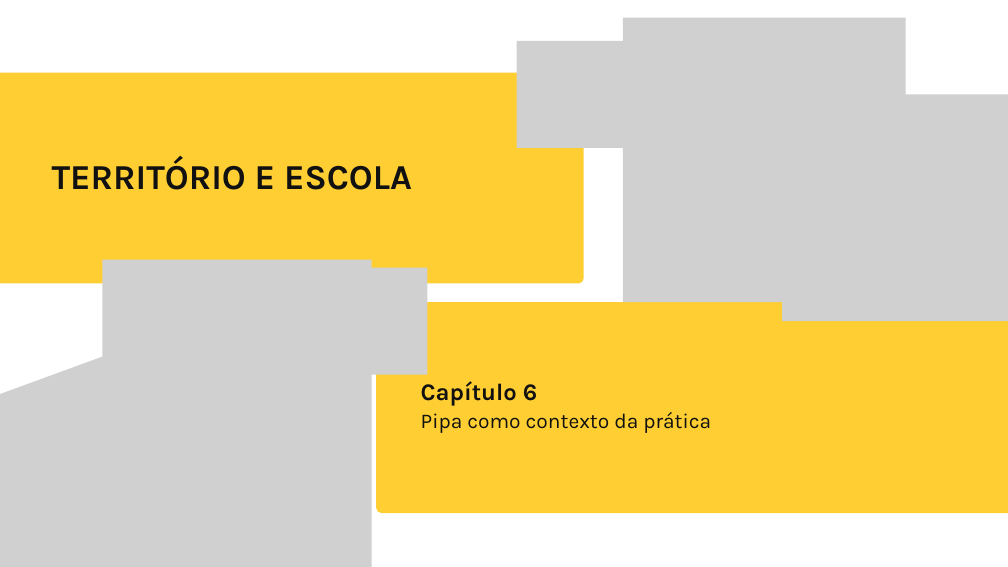
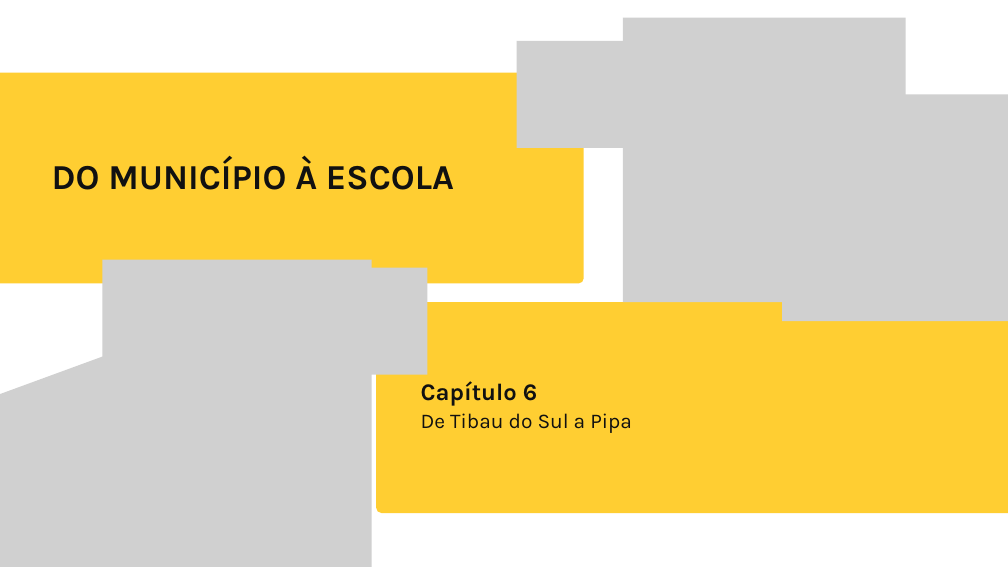
Before and after one commit to yzynya-beep/Tese, a slide deck: slide 23 of apresentacao_qualificacao/Qualificacao_PNED_Pipa.pptx. Drawn at 1008x567 pixels with LibreOffice and Linux fonts; fonts in the diff are those of the drawing; grey boxes stand for pictures; background and template pictures are left out. Boxes give left, top, right and bottom in pixels: in the first picture for what was removed or moved away, otherwise in the second. Text is boxed around its words. In the diff, an @@ line names an element or a change of style, - is before the commit and + after.

```diff
--- a/apresentacao_qualificacao/Qualificacao_PNED_Pipa.pptx
+++ b/apresentacao_qualificacao/Qualificacao_PNED_Pipa.pptx
@@ text at bbox=[52, 158, 454, 190]: text changed @@
-TERRITÓRIO E ESCOLA
+DO MUNICÍPIO À ESCOLA
@@ text at bbox=[421, 413, 632, 433]: text changed @@
-Pipa como contexto da prática
+De Tibau do Sul a Pipa
```
Also in this commit, not shown: 15 other slides changed, 1 slide added, 5 other files.
